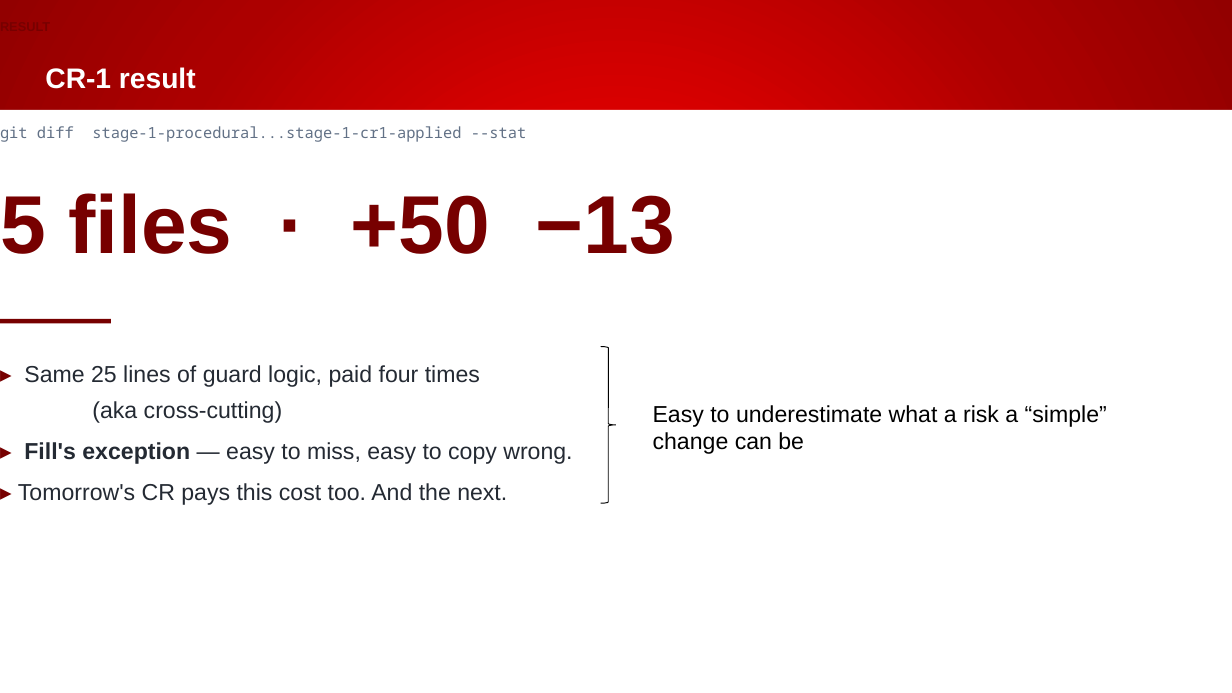
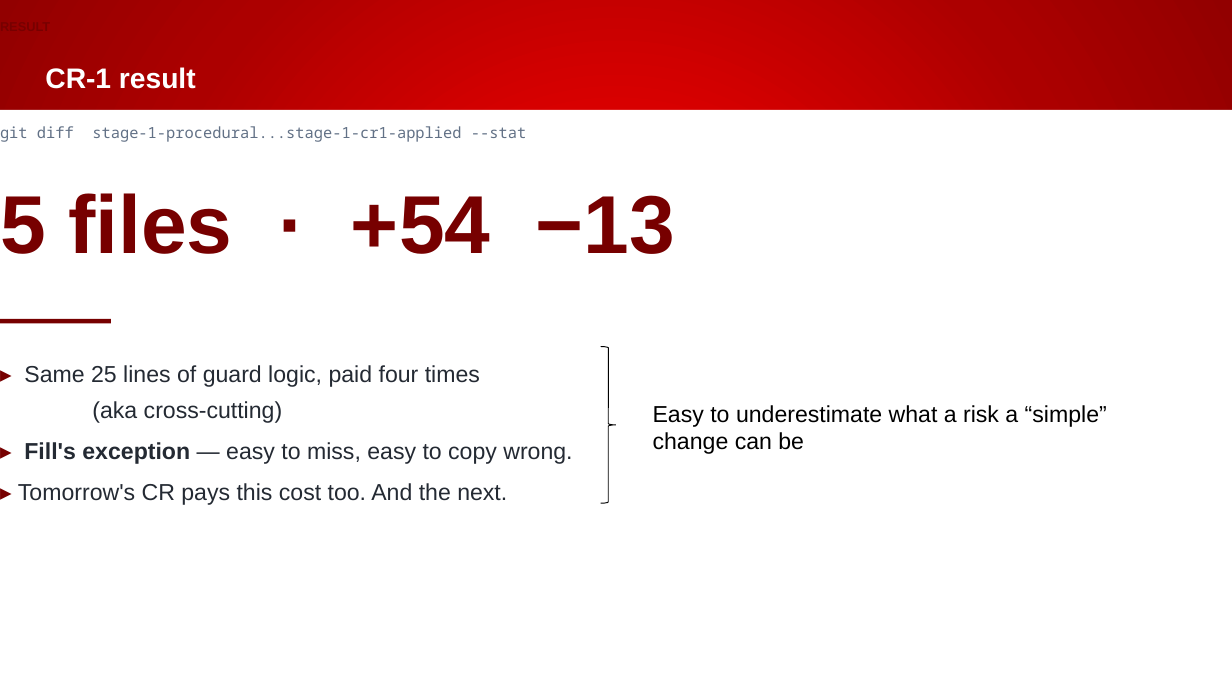
Before and after one commit to Beckhoff-USA-Community/Procedural_To_SOLID, a slide deck: slide 22 of presentation/NEM2026_workshop.pptx. Drawn at 1232x693 pixels with LibreOffice and Linux fonts; fonts in the diff are those of the drawing; background and template pictures are left out. Boxes give left, top, right and bottom in pixels: in the first picture for what was removed or moved away, otherwise in the second. Text is boxed around its words. In the diff, an @@ line names an element or a change of style, - is before the commit and + after.

```diff
--- a/presentation/NEM2026_workshop.pptx
+++ b/presentation/NEM2026_workshop.pptx
@@ text at <box>0,193,675,254</box>: text changed @@
-5 files · +50 −13
+5 files · +54 −13
```
Also in this commit, not shown: 20 other slides changed, 1 slide added, 1 slide removed.
